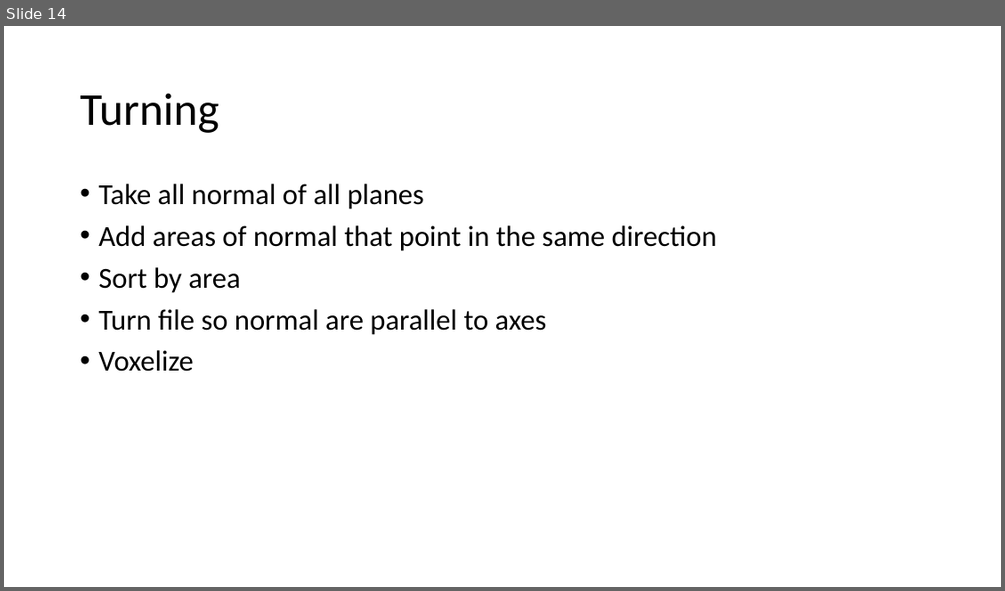
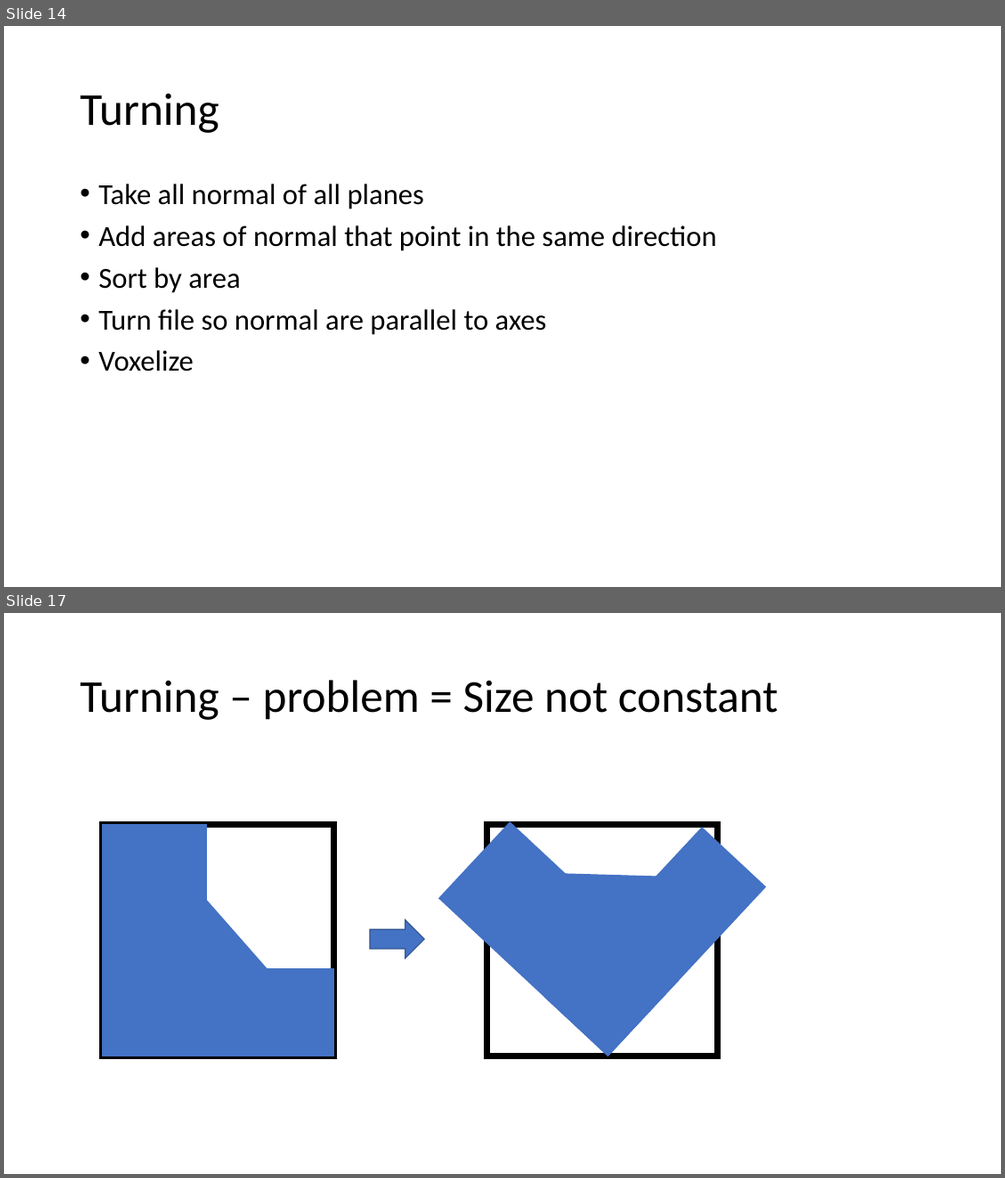
Before and after one commit to JanNalivaika/SSD_EXT, a slide deck: misc/Segmentation.pptx. Shown one above the other, each under a label of ours: slide 14 before the commit, slides 14 and 17 after it; the slides between them are not shown. The pictures are 1005x591 and 1005x1178 pixels, drawn with LibreOffice and Linux fonts; fonts in the diff are those of the drawing. Boxes give left, top, right and bottom in pixels: in the first picture for what was removed or moved away, otherwise in the second. Text is boxed around its words. In the diff, an @@ line names an element or a change of style, - is before the commit and + after.

```diff
--- a/misc/Segmentation.pptx
+++ b/misc/Segmentation.pptx
@@ slide 17 added at (4, 613, 1001, 1174), background #FFFFFF @@
@@ title added at (80, 680, 778, 720), 44 pt, text #000000 @@
+Turning – problem = Size not constant
@@ rectangle added at (103, 825, 334, 1055), outline #000000 6 pt @@
@@ rectangle added at (103, 825, 207, 1055), fill #4472C4, outline #4472C4 1 pt @@
@@ rectangle added at (439, 823, 680, 1056), fill #4472C4, outline #4472C4 1 pt @@
@@ rectangle added at (487, 825, 718, 1055), outline #000000 6 pt @@
@@ rectangle added at (544, 827, 766, 1055), fill #4472C4, outline #4472C4 1 pt @@
@@ rectangle added at (538, 873, 697, 925), fill #4472C4, outline #4472C4 1 pt @@
@@ rectangle added at (154, 881, 294, 1030), fill #4472C4, outline #4472C4 1 pt @@
@@ right arrow added at (370, 919, 424, 957), fill #4472C4, outline #325491 1 pt @@
@@ rectangle added at (103, 969, 334, 1055), fill #4472C4, outline #4472C4 1 pt @@
```
Also in this commit, not shown: 3 slides changed, 4 other slides added, 3 other files.
